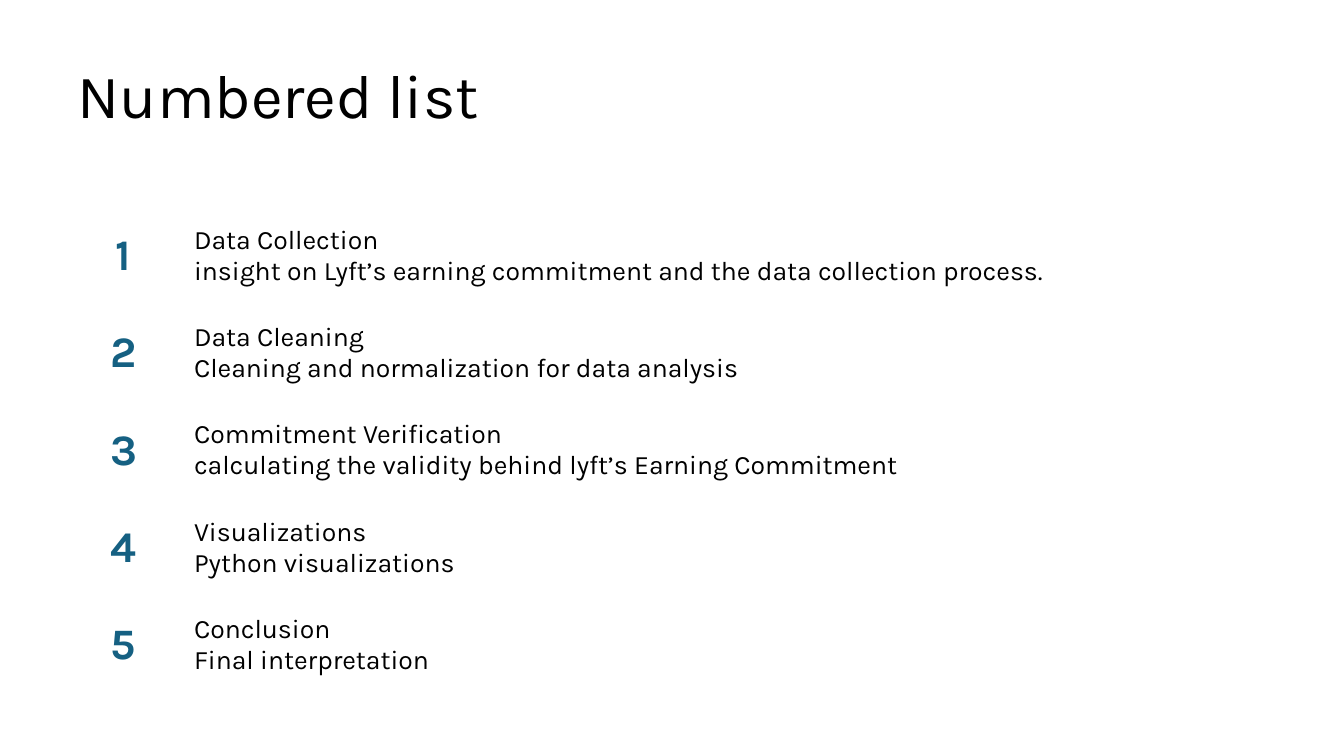
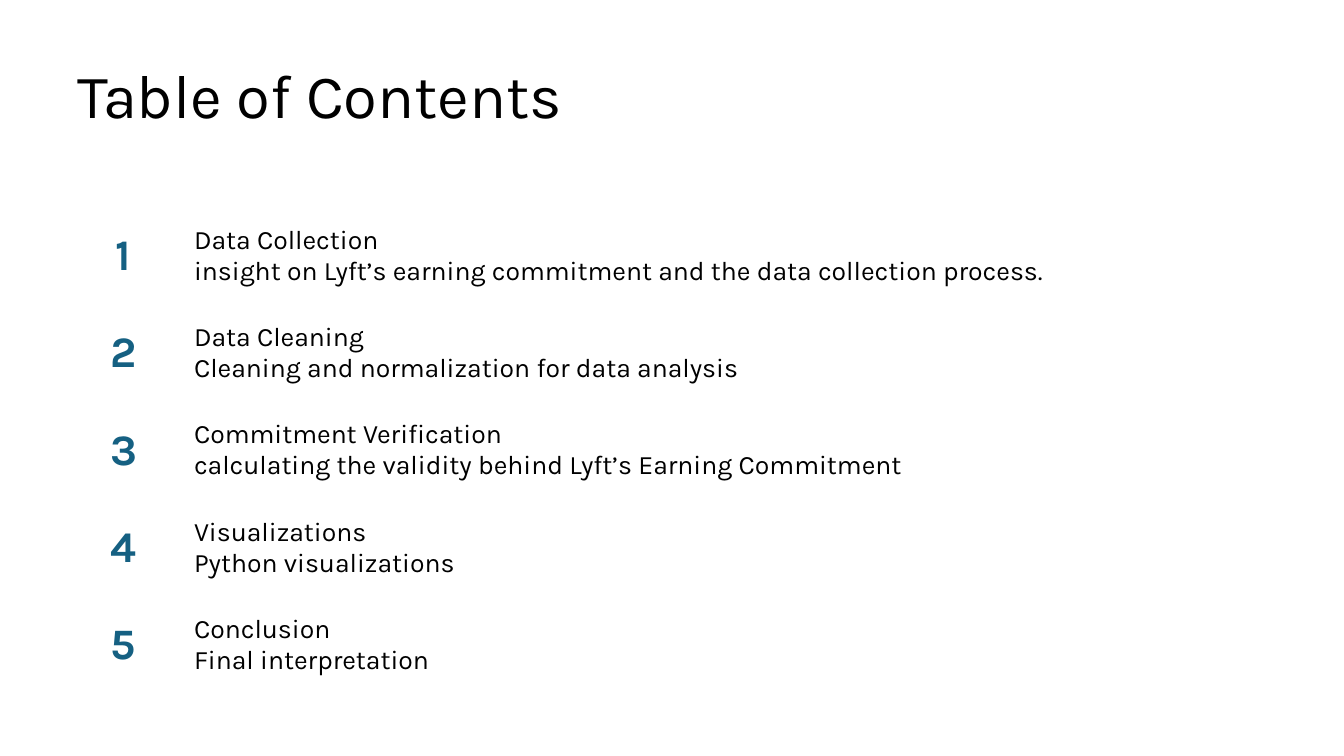
Before and after one commit to cbhutley/Lyft-Payment-Verification, a slide deck: slide 2 of Lyft Earnings Commitment Verification.pptx. Drawn at 1344x756 pixels with LibreOffice and Linux fonts; fonts in the diff are those of the drawing. Boxes give left, top, right and bottom in pixels: in the first picture for what was removed or moved away, otherwise in the second. Text is boxed around its words. In the diff, an @@ line names an element or a change of style, - is before the commit and + after.

```diff
--- a/Lyft Earnings Commitment Verification.pptx
+++ b/Lyft Earnings Commitment Verification.pptx
@@ title at [78, 75, 562, 119]: text changed @@
-Numbered list
+Table of Contents
@@ table at [68, 208, 1274, 695] @@
-row 3, column 2: Commitment Verification calculating the validity behind lyft’s Earning Commitment
+row 3, column 2: Commitment Verification calculating the validity behind Lyft’s Earning Commitment
```
Also in this commit, not shown: 5 other slides changed, 4 slides added, 1 slide removed.
